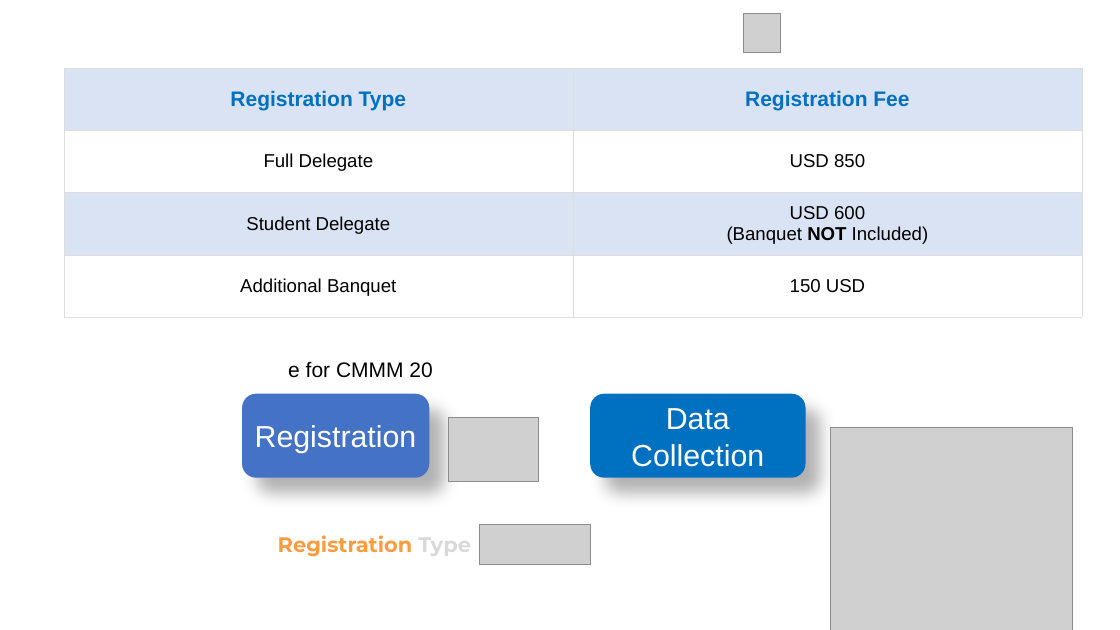
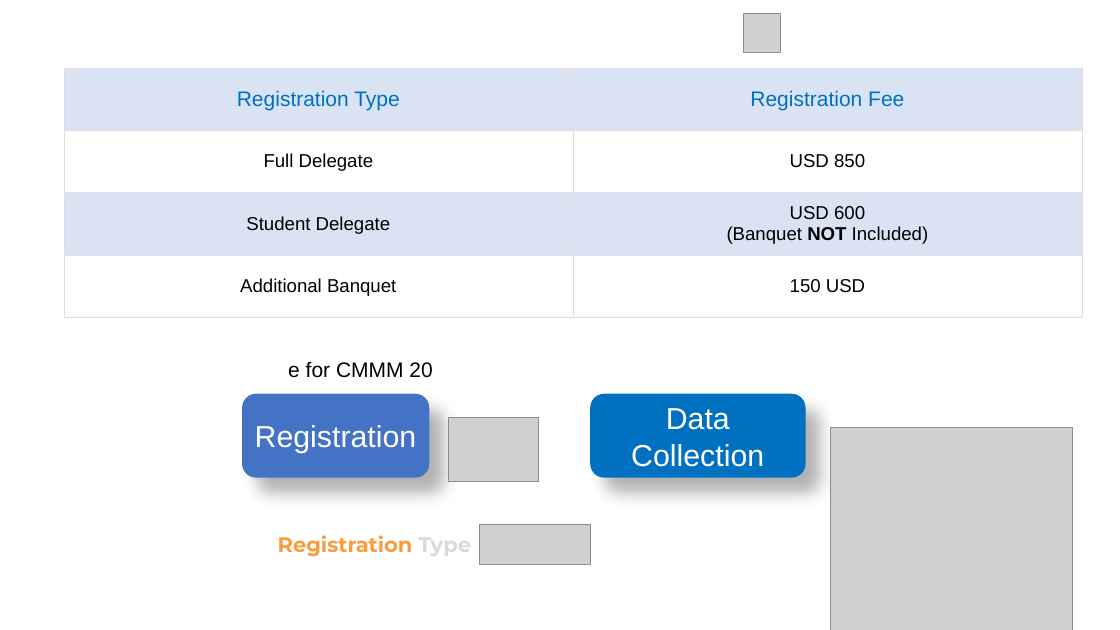
Before and after one commit to zhangxy911/zhangxy911.github.io, a slide deck: slide 3 of assets/figures.pptx. Drawn at 1120x630 pixels with LibreOffice and Linux fonts; fonts in the diff are those of the drawing; grey boxes stand for pictures. Boxes give left, top, right and bottom in pixels: in the first picture for what was removed or moved away, otherwise in the second. Text is boxed around its words. In the diff, an @@ line names an element or a change of style, - is before the commit and + after.

```diff
--- a/assets/figures.pptx
+++ b/assets/figures.pptx
@@ table at bbox=[64, 68, 1082, 317] @@
@@ bold off in "Registration Type", "Registration Fee" @@
```
Also in this commit, not shown: 1 other file.
